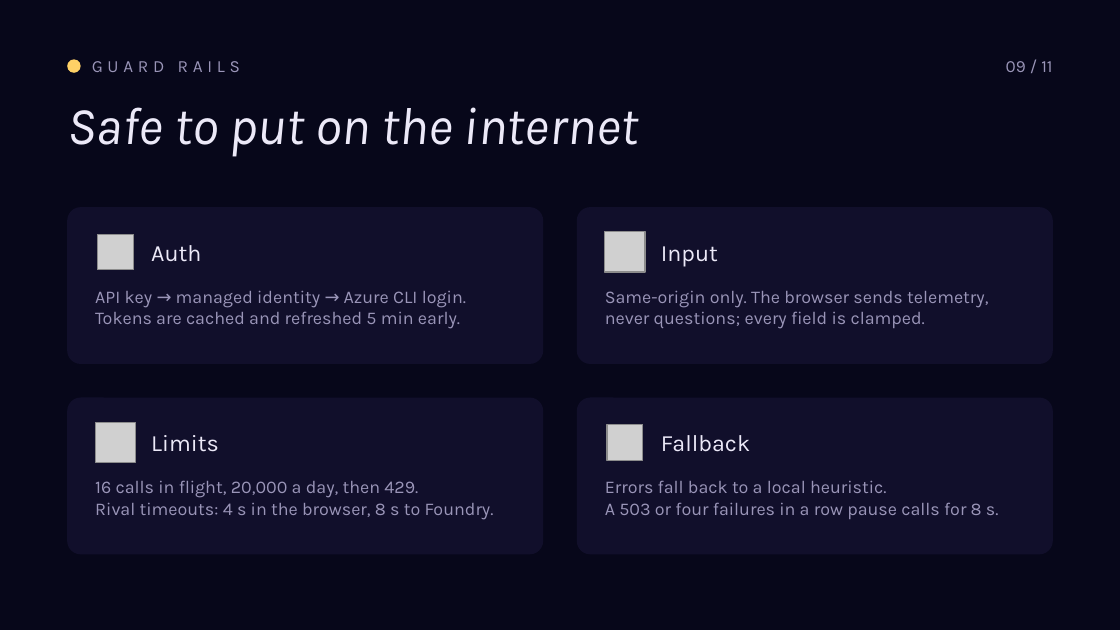
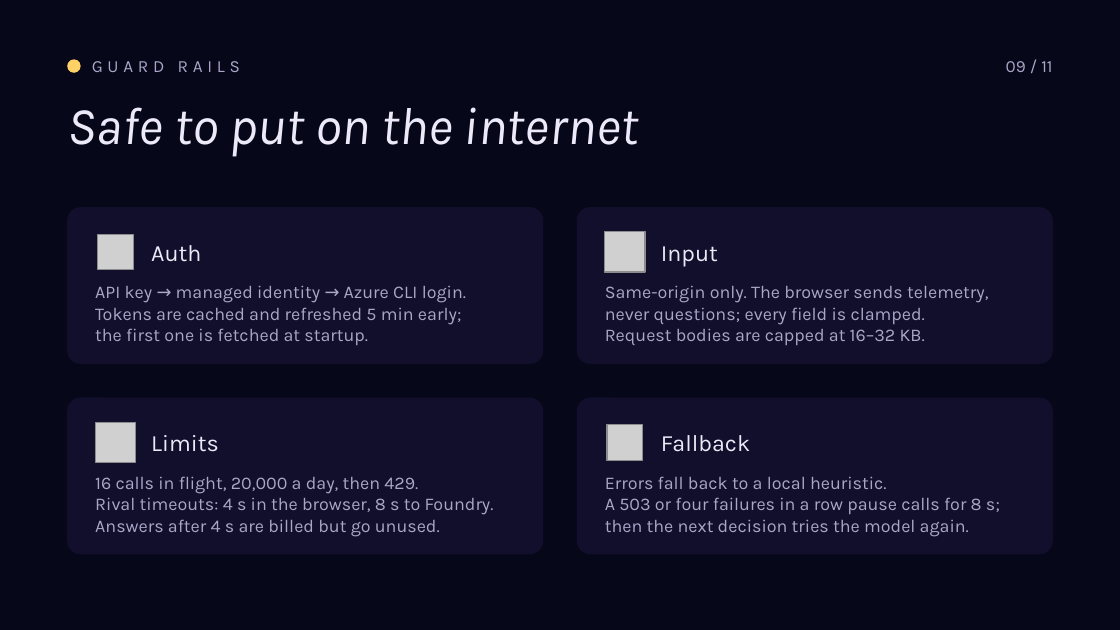
Before and after one commit to roryp/racing, a slide deck: slide 9 of docs/luna-gp-deck.pptx. Drawn at 1120x630 pixels with LibreOffice and Linux fonts; fonts in the diff are those of the drawing; grey boxes stand for pictures. Boxes give left, top, right and bottom in pixels: in the first picture for what was removed or moved away, otherwise in the second. Text is boxed around its words. In the diff, an @@ line names an element or a change of style, - is before the commit and + after.

```diff
--- a/docs/luna-gp-deck.pptx
+++ b/docs/luna-gp-deck.pptx
@@ text "GUARD RAILS" at (92, 61, 240, 72): text colour #9A95B8 to #ABA6C8 @@
@@ text "09 / 11" at (1006, 61, 1052, 72): text colour #9A95B8 to #ABA6C8 @@
@@ text at (95, 286, 466, 303): text colour #9A95B8 to #ABA6C8 in "API key → managed identity → Azure ..." @@
@@ text at (605, 286, 988, 325): text colour #9A95B8 to #ABA6C8 in "Same-origin only. The browser sends telemetry,", "never questions; every field is clamped." @@
@@ text at (95, 307, 462, 345): text changed; text colour #9A95B8 to #ABA6C8 @@
-Tokens are cached and refreshed 5 min early.
+Tokens are cached and refreshed 5 min early;
+the first one is fetched at startup.
@@ text at (605, 329, 925, 345): paragraph added @@
+Request bodies are capped at 16–32 KB.
@@ text at (95, 476, 494, 515): text colour #9A95B8 to #ABA6C8 in "16 calls in flight, 20,000 a day, ...", "Rival timeouts: 4 s in the browser, ..." @@
@@ text at (605, 476, 887, 489): text colour #9A95B8 to #ABA6C8 in "Errors fall back to a local heuristic." @@
@@ text at (605, 497, 1000, 537): text changed; text colour #9A95B8 to #ABA6C8 @@
-A 503 or four failures in a row pause calls for 8 s.
+A 503 or four failures in a row pause calls for 8 s;
+then the next decision tries the model again.
@@ text at (95, 519, 440, 537): paragraph added @@
+Answers after 4 s are billed but go unused.
```
Also in this commit, not shown: 10 other slides changed, 3 other files.
